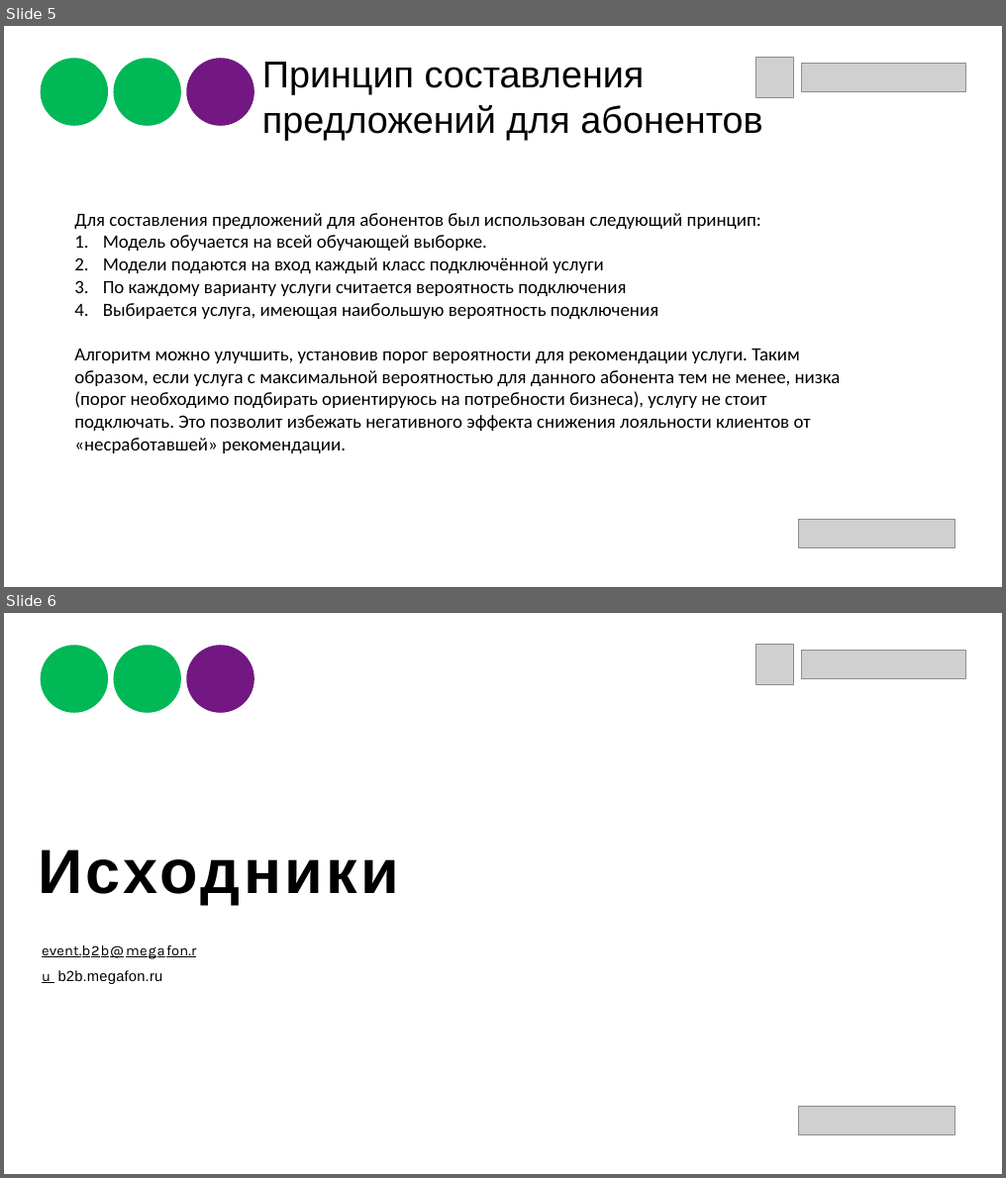
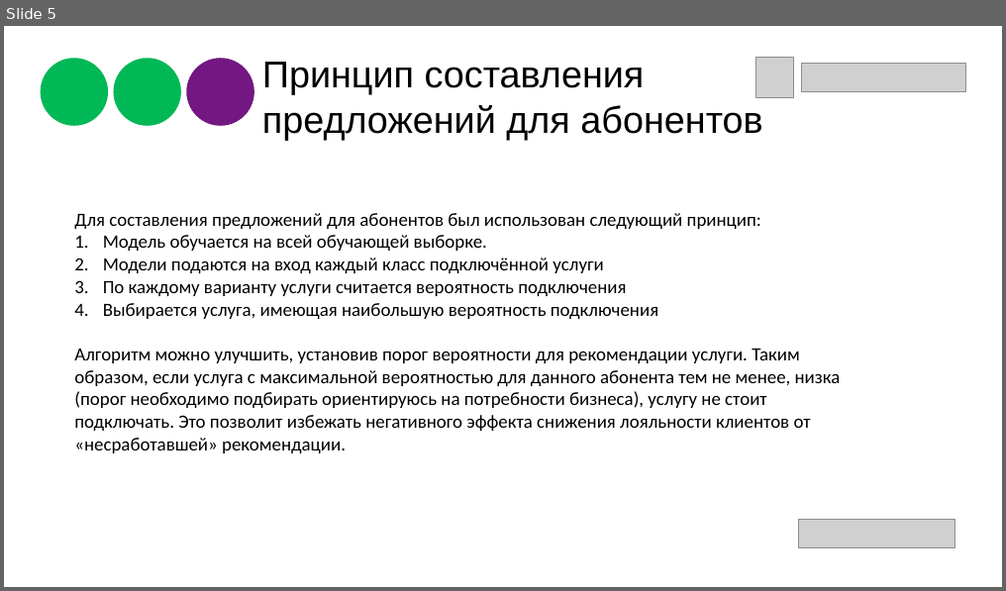
Before and after one commit to AndreiBazhenau/gb, a slide deck: megafon/final_project/final_project_magafon_presentation.pptx. Shown one above the other, each under a label of ours: slides 5 and 6 before the commit, slide 5 after it. The pictures are 1006x1178 and 1006x591 pixels, drawn with LibreOffice and Linux fonts; fonts in the diff are those of the drawing; grey boxes stand for pictures. Boxes give left, top, right and bottom in pixels: in the first picture for what was removed or moved away, otherwise in the second. Text is boxed around its words. In the diff, an @@ line names an element or a change of style, - is before the commit and + after.

Commit message:
update megafon course project: final version

```diff
--- a/megafon/final_project/final_project_magafon_presentation.pptx
+++ b/megafon/final_project/final_project_magafon_presentation.pptx
@@ slide 6 removed at box(4, 613, 1002, 1174), background #FFFFFF @@
@@ freeform shape removed at box(40, 646, 108, 713) @@
@@ freeform shape removed at box(113, 646, 181, 713) @@
@@ freeform shape removed at box(187, 646, 254, 713) @@
@@ picture removed at box(756, 644, 794, 685) @@
@@ picture removed at box(801, 650, 965, 678) @@
@@ text removed at box(38, 850, 399, 905) @@
-Исходники
@@ text removed at box(42, 946, 196, 984) @@
-event.b2b@megafon.ru b2b.megafon.ru
@@ picture removed at box(799, 1106, 955, 1135) @@
```
Also in this commit, not shown: 1 slide changed, 1 slide added, 3 other files.
